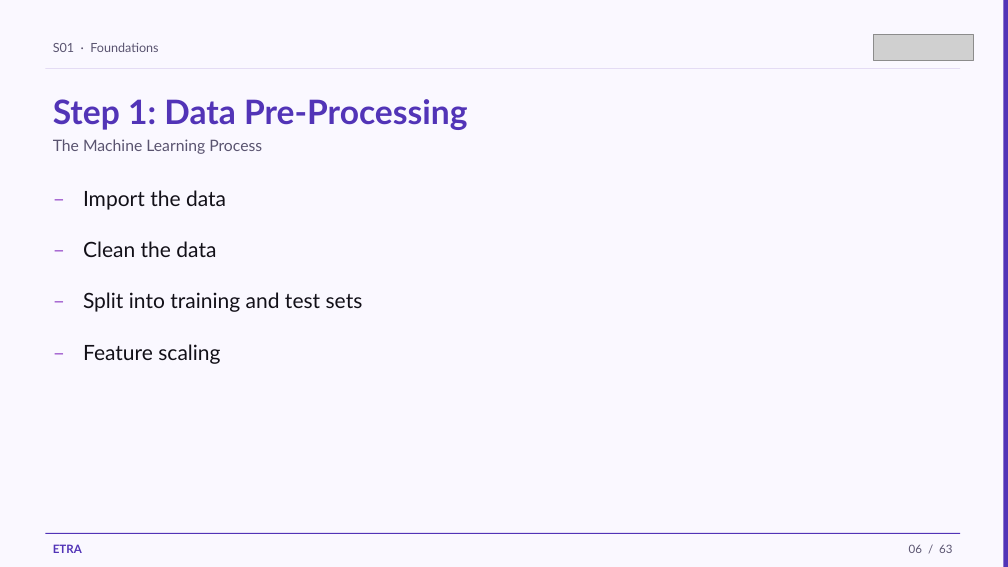
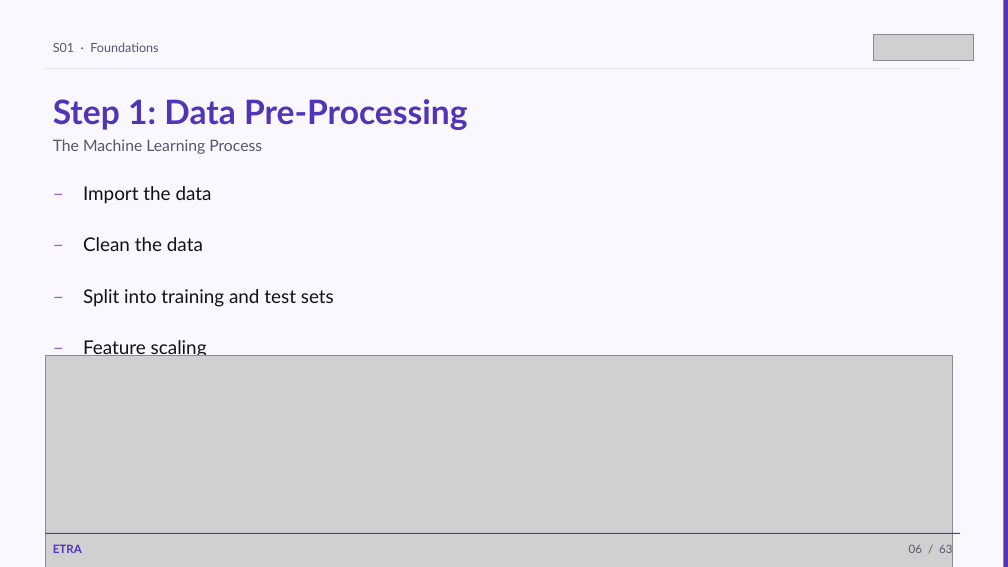
Before and after one commit to iksasa15/AI-ML, a slide deck: slide 6 of web-presentation/pdf-exports/Week1-Session1-Foundations.pptx. Drawn at 1008x567 pixels with LibreOffice and Linux fonts; fonts in the diff are those of the drawing; grey boxes stand for pictures. Boxes give left, top, right and bottom in pixels: in the first picture for what was removed or moved away, otherwise in the second. Text is boxed around its words. In the diff, an @@ line names an element or a change of style, - is before the commit and + after.

```diff
--- a/web-presentation/pdf-exports/Week1-Session1-Foundations.pptx
+++ b/web-presentation/pdf-exports/Week1-Session1-Foundations.pptx
@@ size 20 to 18 pt in 8 elements at (83,186,212,204), (83,237,203,251), (83,289,334,307), (83,340,207,359), (45,178,72,208), (45,281,72,311), (45,229,72,259), (45,332,72,362) @@
@@ picture added at (45,355,953,567) @@
```
Also in this commit, not shown: 33 other slides changed, 14 other files.
